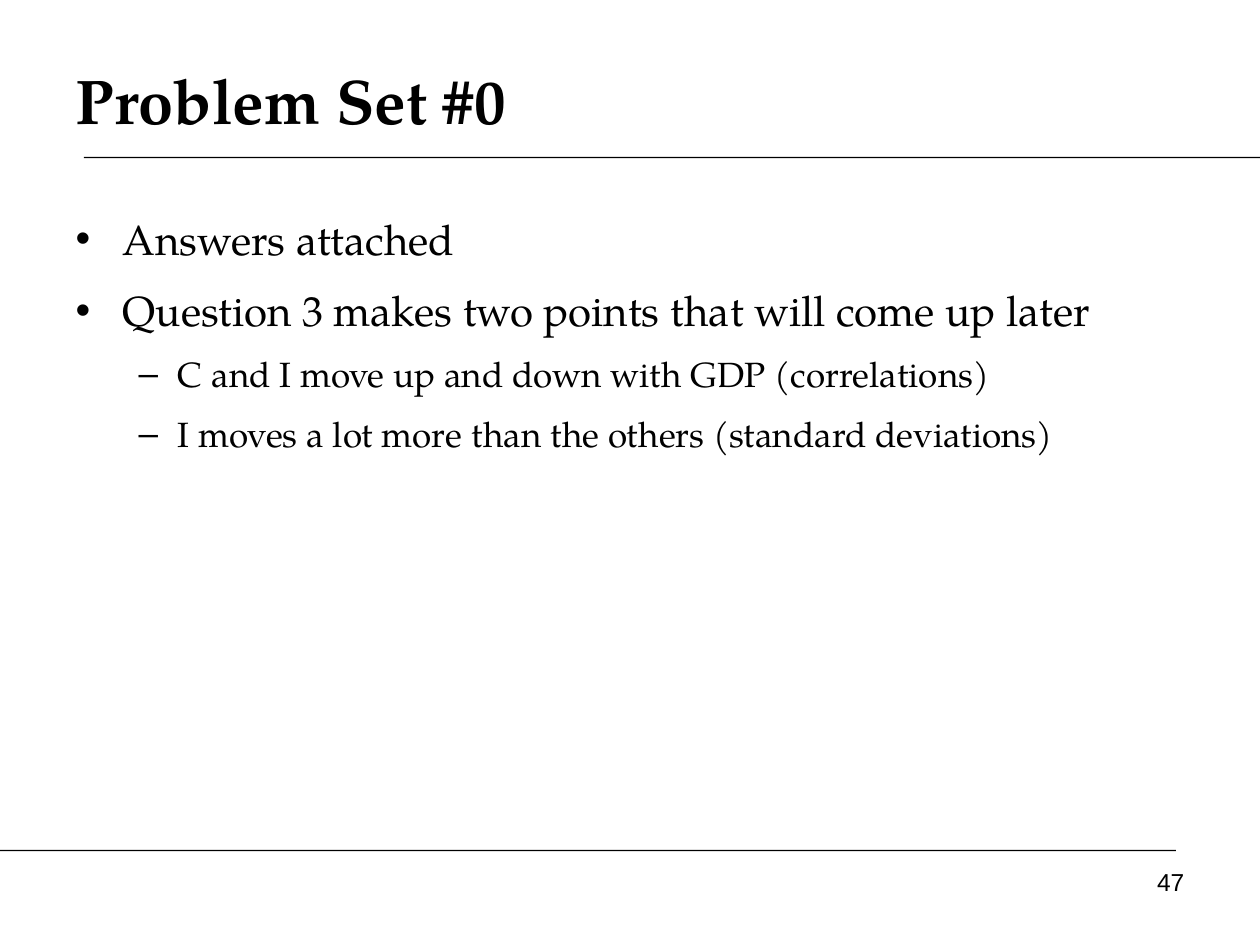
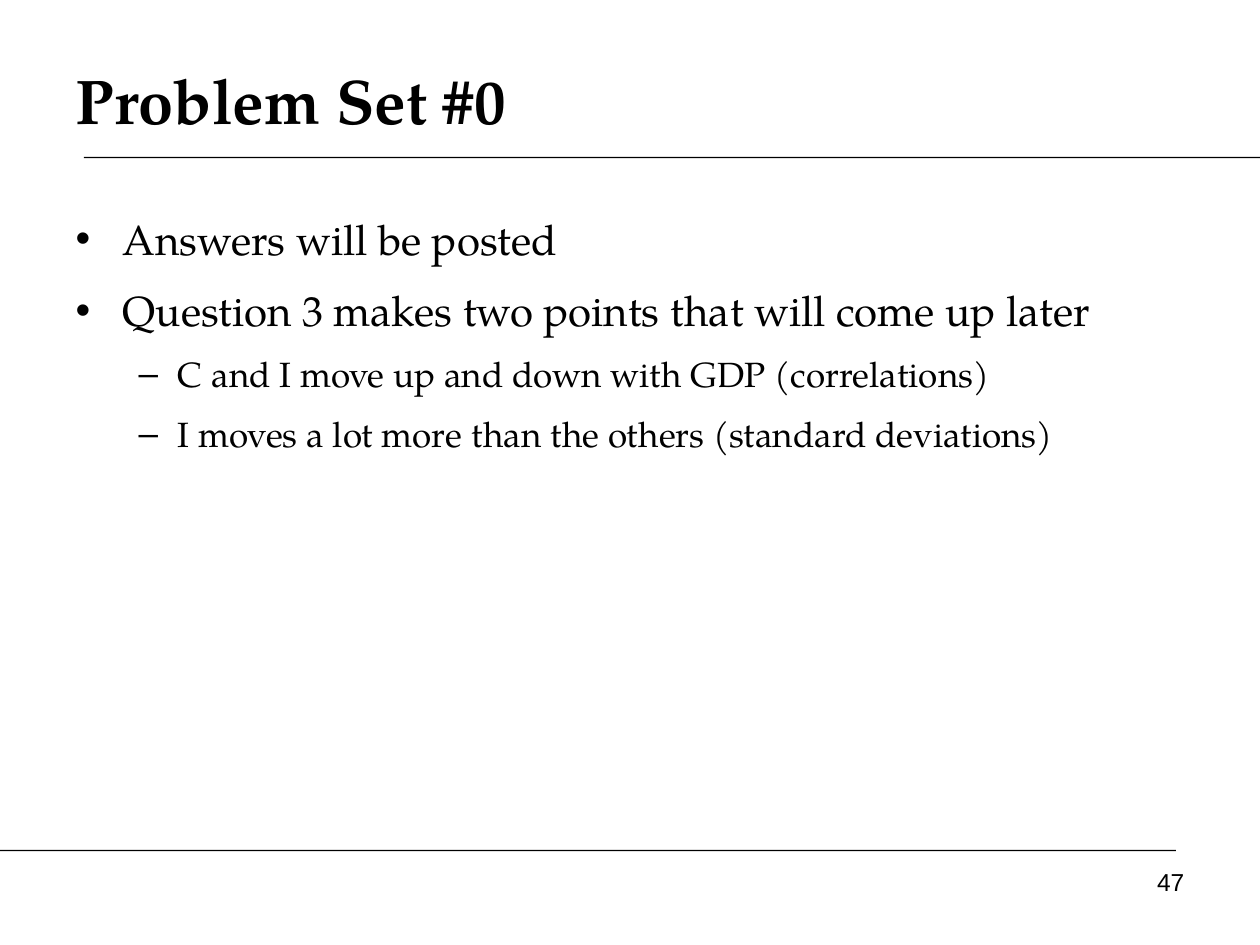
Before and after one commit to DaveBackus/Global_Economy, a slide deck: slide 47 of Slides/slides_growth1_f14.pptx. Drawn at 1260x945 pixels with LibreOffice and Linux fonts; fonts in the diff are those of the drawing. Boxes give left, top, right and bottom in pixels: in the first picture for what was removed or moved away, otherwise in the second. Text is boxed around its words. In the diff, an @@ line names an element or a change of style, - is before the commit and + after.

```diff
--- a/Slides/slides_growth1_f14.pptx
+++ b/Slides/slides_growth1_f14.pptx
@@ text at [123,224,557,267]: text changed @@
-• Answers attached
+• Answers will be posted
```
Also in this commit, not shown: 4 other slides changed, 2 slides added, 23 other files.
